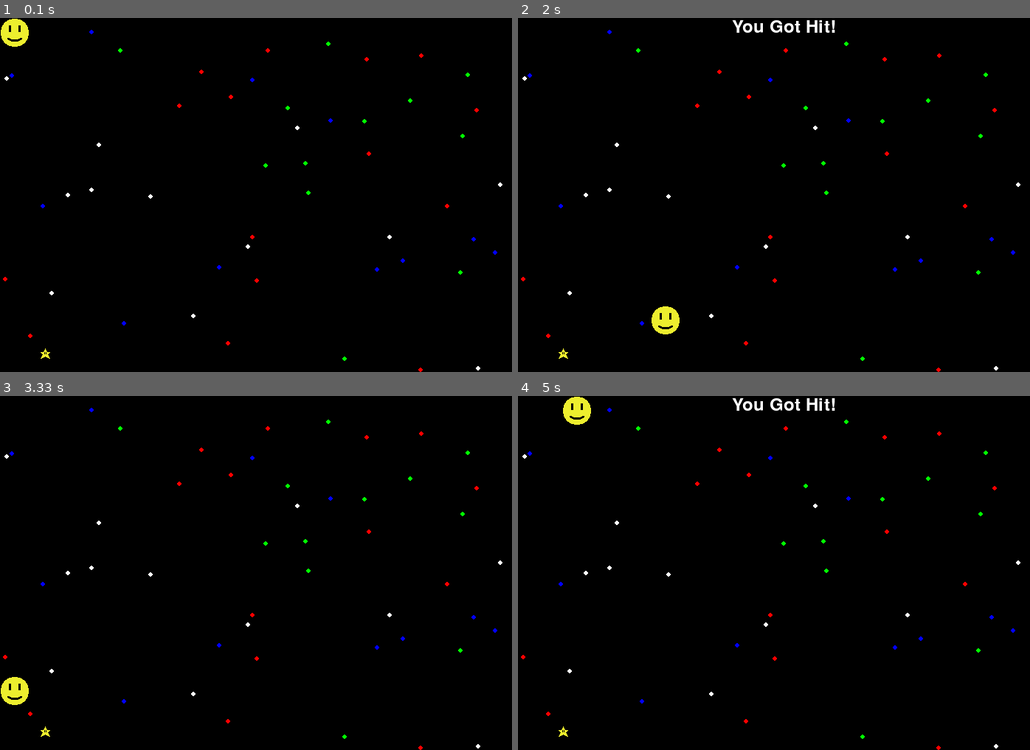
Above: before the commit, frames 1-4 (two rows, left to right).
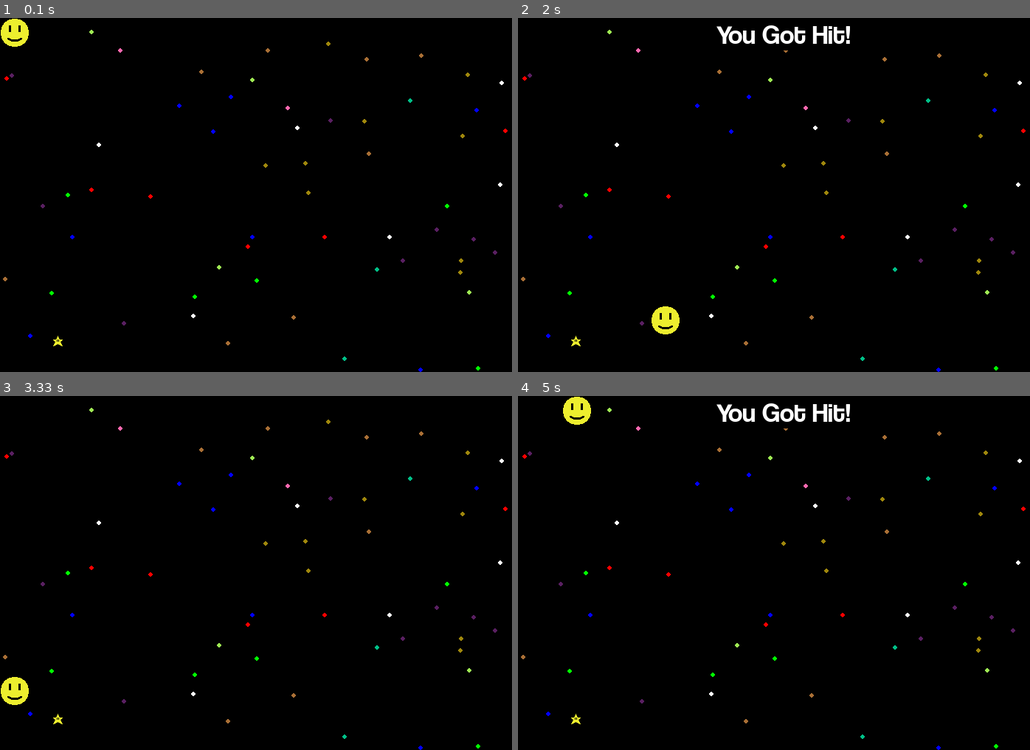
Above: after the commit, the same moments.

Repository: sjk7876/Basic-PyGame
Game: pygame game, started from src/main.py
The game is run twice, just before and just after one commit, with the same random seed, the same clock (stepped at 60 frames per second) and the same inputs.
Inputs:
- Up to frame 1 (0.1 s): no input
- Up to frame 2 (2 s): hold D 0.33-0.8 s; hold W 0.83-1.13 s; hold D 1.17-1.63 s; hold A from 1.67 s (still down)
- Up to frame 3 (3.33 s): release A at 2.2 s; hold S 2.23-2.53 s; hold A 2.57-2.97 s; hold W from 3 s (still down)
- Up to frame 4 (5 s): release W at 3.37 s; hold D 3.4-4.03 s; hold S 4.07-4.43 s; hold A 4.47-4.93 s; hold D from 4.97 s (still down)

The runs differ from the first frame. In frame 1, 0.4% of the frame differs, in the area x 0-100%, y 3-100%; in frame 2, 1.4%, in the area x 0-100%, y 0-100%; in frame 3, 0.4%; in frame 4, 1.4%.

Commit message:
more colors!

Diff:
--- a/src/main.py
+++ b/src/main.py
@@ -1,6 +1,5 @@
 import random
 import pygame
-from pygame.locals import *
 
 if not pygame.font: print('Warning, fonts disabled')
 
@@ -8,8 +7,14 @@
           'white': (255, 255, 255),
           'red': (255, 0, 0),
           'green': (0, 255, 0),
-          'blue': (0, 0, 255)}
-color_names = ('black', 'white', 'red', 'green', 'blue')
+          'blue': (0, 0, 255),
+          'brownish': (169, 111, 53),
+          'yellowish': (159, 135, 12),
+          'pinkish': (255, 104, 175),
+          'mint': (0, 191, 135),
+          'purple': (89, 31, 97),
+          'snot': (158, 234, 83)}
+color_names = ('black', 'white', 'red', 'green', 'blue', 'brownish', 'yellowish', 'pinkish', 'mint', 'purple', 'snot')
 
 screen_width = 720
 screen_height = 480
@@ -80,6 +85,7 @@
 def main():
 	screen = initialize()
 	active = True
+	win = False
 	clockObject = pygame.time.Clock()
 	move = 5
 	collisions = 0
@@ -93,61 +99,72 @@
 
 	enemiesXY = []
 
-	for i in range(50):
+	for i in range(60):
 		x = random.randint(0, screen_width)
 		y = random.randint(0, screen_height)
-		color = color_names[random.randint(1, len(color_names) - 1)]
+		color = colors[color_names[random.randint(1, len(colors) - 1)]]
 		enemiesXY.append((x, y, color))
 
-	starXY = (random.randint(0, screen_width), random.randint(0, screen_height))
+	starXY = (random.randint(20, screen_width - 20), random.randint(20, screen_height - 20))
 
 	while active:
 		clockObject.tick(60)
 		screen.fill(colors['black'])
-		screen.blit(star, starXY)
-
 		for event in pygame.event.get():
 			if event.type == pygame.QUIT:
 				print('# of Collisions:', totalHits)
 				active = False
+		if not win:
+			screen.blit(star, starXY)
 
-		smileBox = movement(smileBox, move)
-		smileBox2, corner = hitEdge(smileBox2, smileBox)
+			smileBox = movement(smileBox, move)
+			smileBox2, corner = hitEdge(smileBox2, smileBox)
 
-		for i in enemiesXY:
-			pygame.draw.circle(screen, i[2], (i[0], i[1]), 3)
-			if smileBox.collidepoint(i[0], i[1]) or smileBox2.collidepoint(i[0], i[1]):
-				collisions += 1
+			for i in enemiesXY:
+				pygame.draw.circle(screen, i[2], (i[0], i[1]), 3)
+				if smileBox.collidepoint(i[0], i[1]) or smileBox2.collidepoint(i[0], i[1]):
+					collisions += 1
 
-		if smileBox.collidepoint(starXY) or smileBox2.collidepoint(starXY):
+			if smileBox.collidepoint(starXY) or smileBox2.collidepoint(starXY):
+				if pygame.font:
+					font = pygame.font.Font('coolvetica rg.ttf', 50)
+					font.set_bold(True)
+					text = font.render("Congrats!", True, colors['white'], (0, 0, 0))
+					textpos = text.get_rect(centerx=screen.get_width() / 2, centery=screen.get_height() / 2)
+					screen.blit(text, textpos)
+					win = True
+
+			if frame < 30:
+				if collisions > 1:
+					frame += 1
+					if pygame.font:
+						font = pygame.font.Font('coolvetica rg.ttf', 36)
+						text = font.render("You Got Hit!", True, colors['white'], (0, 0, 0))
+						textpos = text.get_rect(centerx=screen.get_width() / 2)
+						screen.blit(text, textpos)
+			else:
+				collisions = 0
+				frame = 0
+				totalHits += 1
+
+			if corner:
+				screen.blit(smile, smileBox2)
+
+			if smileBox.right < 0 or smileBox.left > screen_width or \
+					smileBox.bottom < 0 or smileBox.top > screen_height:
+				smileBox = smileBox2
+
+			screen.blit(smile, smileBox)
+			pygame.display.flip()
+		if win:
 			if pygame.font:
-				font = pygame.font.Font(None, 36)
-				text = font.render("Congrats!", True, colors['white'], (0, 0, 0))
-				textpos = text.get_rect(centerx=screen.get_width() / 2)
+				font = pygame.font.Font('coolvetica rg.ttf', 36)
+				font.set_bold(True)
+				text = font.render("Congrats on winning the game!", True, colors['white'], (0, 0, 0))
+				textpos = text.get_rect(centerx=screen.get_width() / 2, centery=screen.get_height() / 2)
 				screen.blit(text, textpos)
 
-		if frame < 30:
-			if collisions > 1:
-				frame += 1
-				if pygame.font:
-					font = pygame.font.Font(None, 36)
-					text = font.render("You Got Hit!", True, colors['white'], (0, 0, 0))
-					textpos = text.get_rect(centerx=screen.get_width() / 2)
-					screen.blit(text, textpos)
-		else:
-			collisions = 0
-			frame = 0
-			totalHits += 1
-
-		if corner:
-			screen.blit(smile, smileBox2)
-
-		if smileBox.right < 0 or smileBox.left > screen_width or \
-				smileBox.bottom < 0 or smileBox.top > screen_height:
-			smileBox = smileBox2
-
-		screen.blit(smile, smileBox)
-		pygame.display.flip()
+			pygame.display.flip()
 
 
 if __name__ == '__main__':
Binary file added: src/coolvetica rg.ttf
Not shown, changed: src/game.zip
